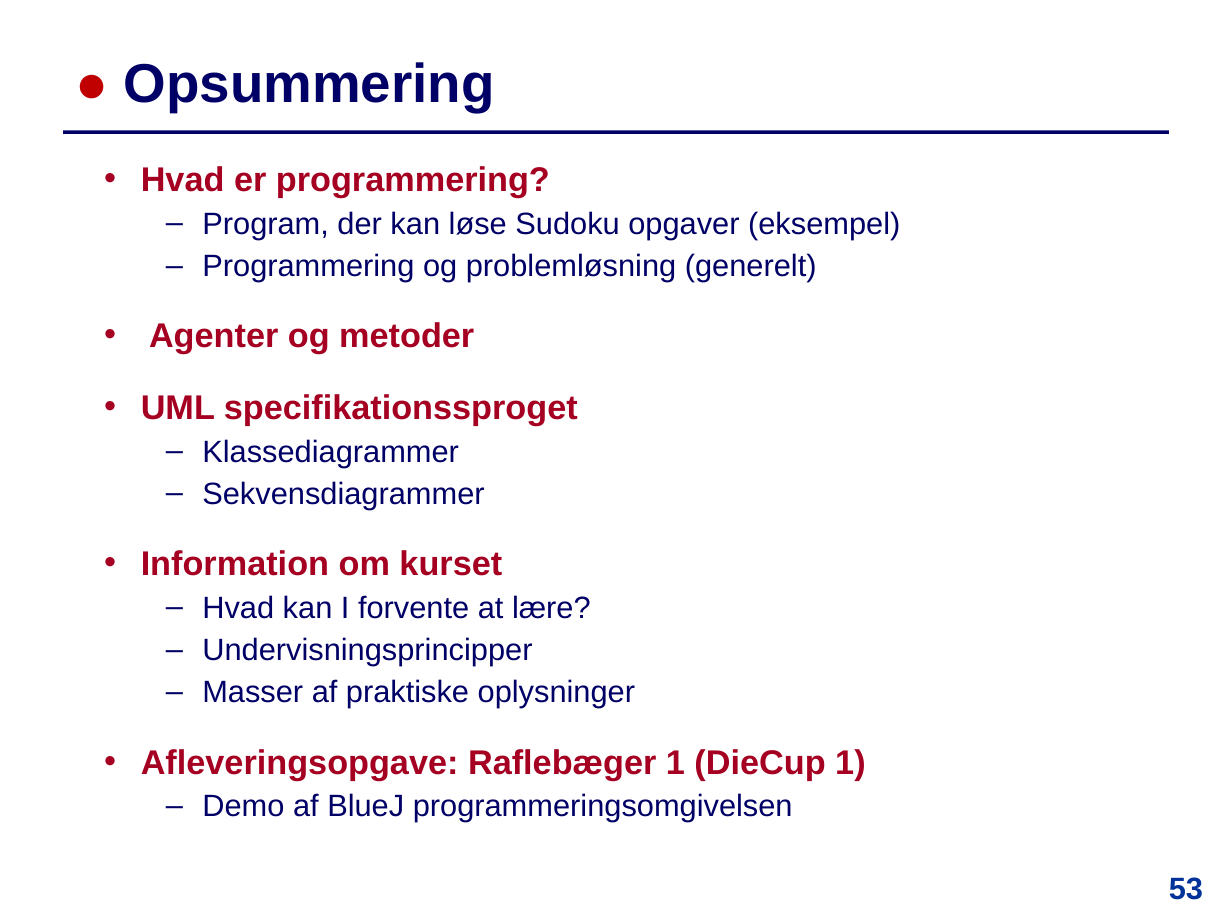
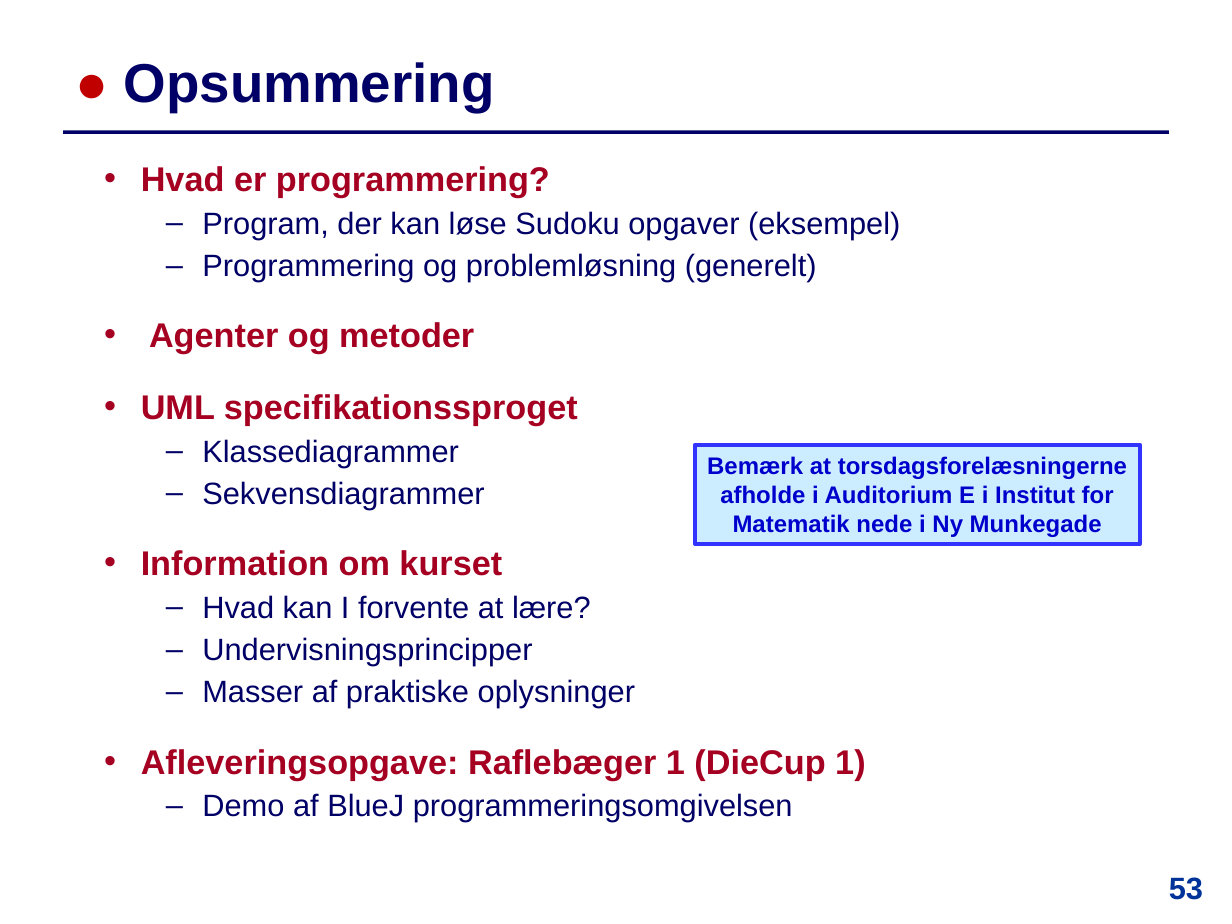
Before and after one commit to IntProgAU/Materiale, a slide deck: slide 53 of web/e24/uge_1a/Slides-Uge1-Mandag.pptx. Drawn at 1232x924 pixels with LibreOffice and Linux fonts; fonts in the diff are those of the drawing. Boxes give left, top, right and bottom in pixels: in the first picture for what was removed or moved away, otherwise in the second. Text is boxed around its words. In the diff, an @@ line names an element or a change of style, - is before the commit and + after.

```diff
--- a/web/e24/uge_1a/Slides-Uge1-Mandag.pptx
+++ b/web/e24/uge_1a/Slides-Uge1-Mandag.pptx
@@ rectangle added at [695,445,1140,545], fill #CCECFF, outline #3333FF 2.25 pt, 14 pt, text #0000CC, bold @@
+Bemærk at torsdagsforelæsningerne afholde i Auditorium E i Institut for Matematik nede i Ny Munkegade
```
Also in this commit, not shown: 1 other slide changed, 3 other files.
